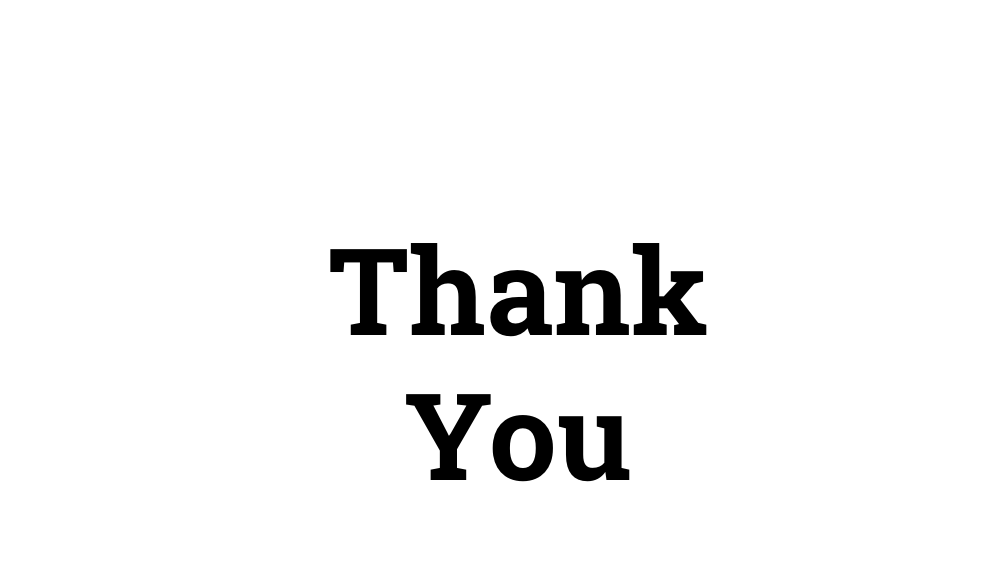
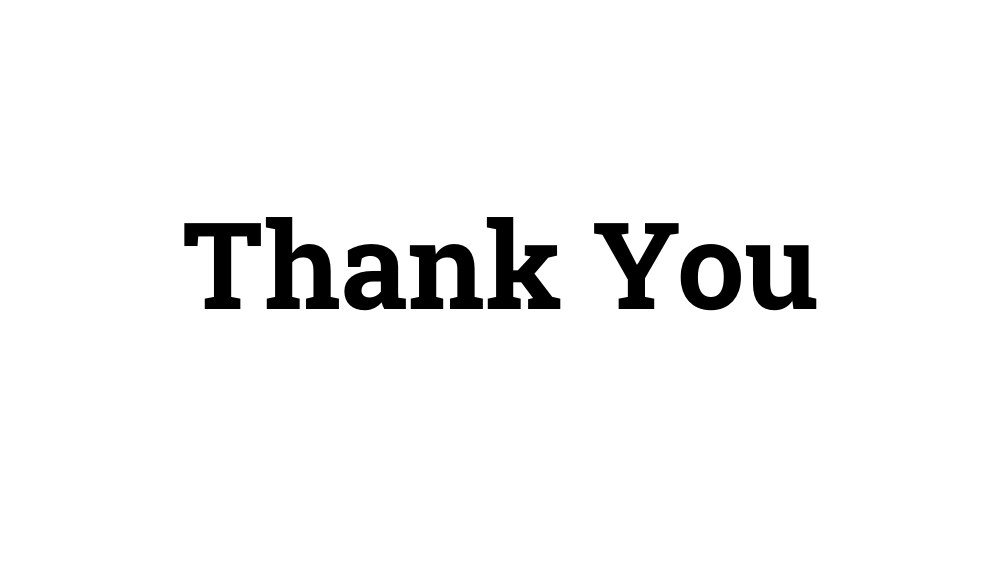
Before and after one commit to Alamgir-JUST/Lecture-Slides, a slide deck: slide 19 of Cryptography and Network Security/Lecture-06.pptx (slide 18 before the commit). Drawn at 1008x567 pixels with LibreOffice and Linux fonts; fonts in the diff are those of the drawing; background and template pictures are left out. Boxes give left, top, right and bottom in pixels: in the first picture for what was removed or moved away, otherwise in the second. Text is boxed around its words. In the diff, an @@ line names an element or a change of style, - is before the commit and + after.

```diff
--- a/Cryptography and Network Security/Lecture-06.pptx
+++ b/Cryptography and Network Security/Lecture-06.pptx
@@ text "Thank You" rewrapped from <box>329,243,709,482</box> to <box>183,217,820,311</box> @@
```
Also in this commit, not shown: 3 other slides changed, 1 slide added, 1 other file.
